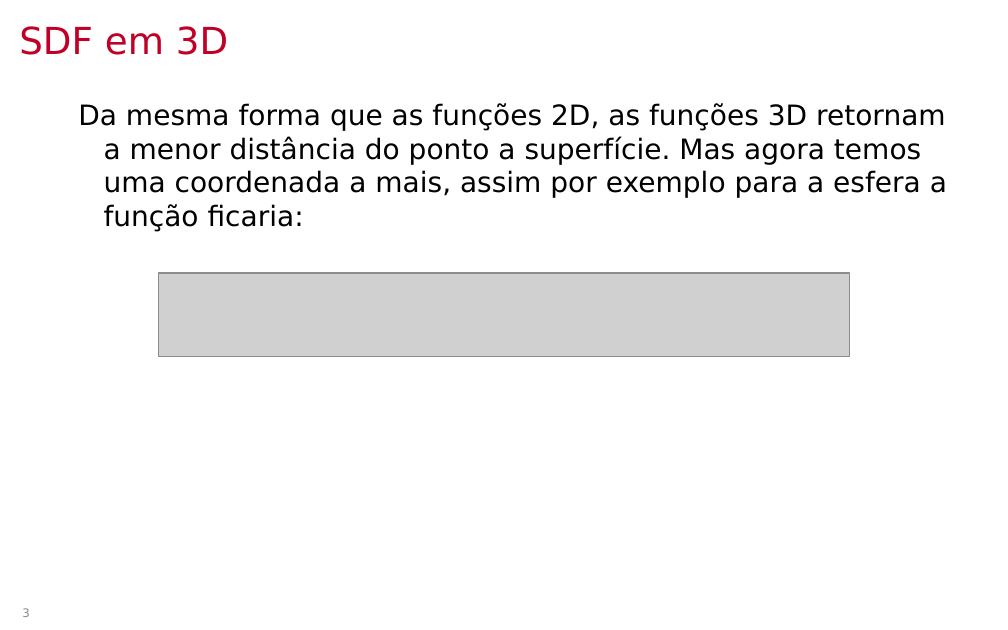
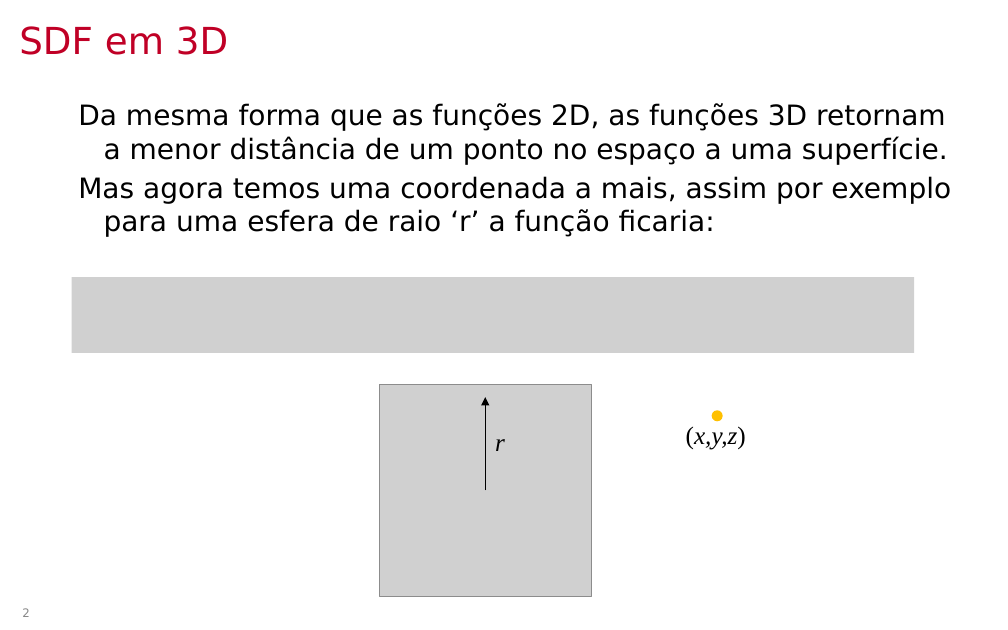
Before and after one commit to lpsoares/ComputacaoGrafica, a slide deck: slide 2 of content/aulas/23-ray_marching/aula23_ray_marching.pptx (slide 3 before the commit). Drawn at 1008x630 pixels with LibreOffice and Linux fonts; fonts in the diff are those of the drawing; grey boxes stand for pictures; background and template pictures are left out. Boxes give left, top, right and bottom in pixels: in the first picture for what was removed or moved away, otherwise in the second. Text is boxed around its words. In the diff, an @@ line names an element or a change of style, - is before the commit and + after.

```diff
--- a/content/aulas/23-ray_marching/aula23_ray_marching.pptx
+++ b/content/aulas/23-ray_marching/aula23_ray_marching.pptx
@@ text at (x1=78, y1=103, x2=951, y2=237): text changed @@
-Da mesma forma que as funções 2D, as funções 3D retornam a menor distância do ponto a superfície. Mas agora temos uma coordenada a mais, assim por exemplo para a esfera a função ficaria:
+Da mesma forma que as funções 2D, as funções 3D retornam a menor distância de um ponto no espaço a uma superfície.
+Mas agora temos uma coordenada a mais, assim por exemplo para uma esfera de raio ‘r’ a função ficaria:
@@ picture resized from (x1=159, y1=273, x2=850, y2=357) to (x1=72, y1=277, x2=914, y2=353) @@
@@ picture added at (x1=379, y1=384, x2=591, y2=596) @@
@@ arrow added from (485, 491) to (485, 397), #000000 0.75 pt @@
@@ ellipse added at (x1=712, y1=410, x2=723, y2=421), fill #FFC000 @@
@@ text added at (x1=495, y1=439, x2=505, y2=451), 18 pt, text #000000, italic @@
+r
@@ text added at (x1=686, y1=426, x2=746, y2=450), 18 pt, text #000000, italic @@
+(x,y,z)
@@ page number at (x1=22, y1=608, x2=29, y2=617): text changed @@
-3
+2
```
Also in this commit, not shown: 15 other slides changed, 20 slides added, 12 slides removed, 3 other files.
